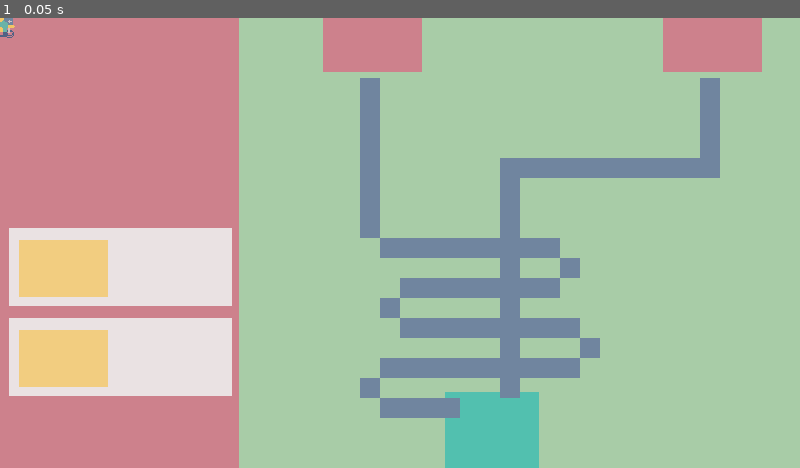
Above: before the commit, frame 1.
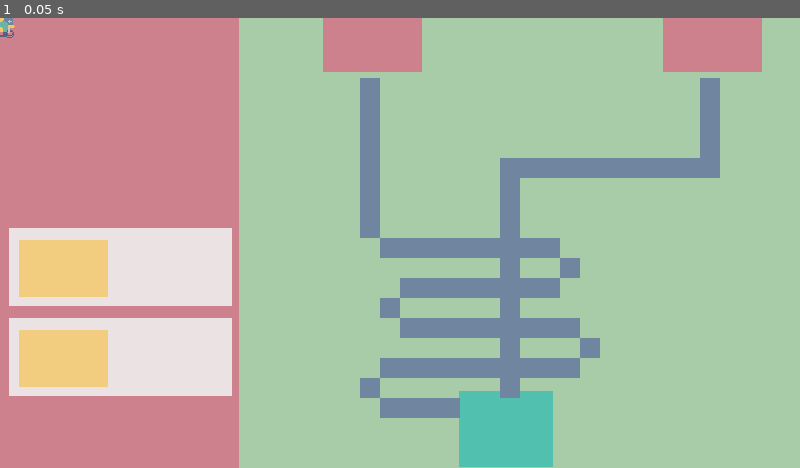
Above: after the commit, the same moment.

Repository: aloefflerj/bunny-crash-delivery
Game: Godot game, scene res://Levels/game_level.tscn
Two runs of this game, one before a commit and one after it. Both use one fixed random seed, a clock stepped at 60 frames per second and the inputs below.
Inputs:
- Up to frame 1 (0.05 s): no input

The runs differ from the first frame. In frame 1, 0.6% of the frame differs, in the area x 55-70%, y 82-100%.

Commit message:
adds finish level logic

Diff:
--- a/Characters/Bunny.tscn
+++ b/Characters/Bunny.tscn
@@ -7,6 +7,7 @@
 radius = 19.5576
 
 [node name="Bunny" type="CharacterBody2D"]
+collision_layer = 5
 script = ExtResource("1_kwrjn")
 
 [node name="Sprite2D" type="Sprite2D" parent="."]
--- /dev/null
+++ b/DTO/FinishedLevelDTO.gd
@@ -0,0 +1,11 @@
+extends Node2D
+
+class_name FinishedLevelDTO
+
+var Finished : bool
+var FinishedState: States
+enum States {WON, LOST, PLAYING}
+
+func _init(finished: bool, finished_state: States):
+	Finished = finished
+	FinishedState = finished_state
--- a/Levels/game_level.tscn
+++ b/Levels/game_level.tscn
@@ -1,12 +1,13 @@
-[gd_scene load_steps=16 format=3 uid="uid://xp7b8lgk4djx"]
+[gd_scene load_steps=17 format=3 uid="uid://xp7b8lgk4djx"]
 
+[ext_resource type="Script" path="res://Scripts/Level.gd" id="1_olgxv"]
 [ext_resource type="Texture2D" uid="uid://cmwwpg64ot41c" path="res://Art/outline/bg-outline.png" id="1_um8wv"]
 [ext_resource type="Texture2D" uid="uid://b5ivbr5wrilf5" path="res://Art/outline/phone-outline.png" id="2_ao4sc"]
 [ext_resource type="Texture2D" uid="uid://byvklkopf8b7s" path="res://Art/outline/road-outline.png" id="2_lbevr"]
 [ext_resource type="Texture2D" uid="uid://vdqp53vi2fcs" path="res://Art/outline/grass-tile-outline.png" id="2_sqiia"]
-[ext_resource type="Texture2D" uid="uid://bvdehan0ng5ku" path="res://Art/outline/house-outline.png" id="3_4pphs"]
 [ext_resource type="Script" path="res://Levels/RoadsLoader.gd" id="3_ym63s"]
 [ext_resource type="Texture2D" uid="uid://oy5nqlmo0bon" path="res://Art/outline/delivery-place-outline.png" id="4_au81j"]
+[ext_resource type="PackedScene" uid="uid://cqrohsqyiquxx" path="res://Nodes/FoxHouse.tscn" id="4_r00h0"]
 [ext_resource type="Texture2D" uid="uid://bm6yp8kgupjm0" path="res://Art/outline/delivery-selection-outline.png" id="5_sn6qk"]
 [ext_resource type="Script" path="res://Scripts/Road.gd" id="9_70tga"]
 [ext_resource type="Script" path="res://Scripts/DeliverySelection.gd" id="9_c05p8"]
@@ -32,6 +33,7 @@
 [node name="GameLevel" type="Node2D"]
 
 [node name="Level" type="Node2D" parent="."]
+script = ExtResource("1_olgxv")
 
 [node name="Bg-outline" type="Sprite2D" parent="Level"]
 position = Vector2(320, 180)
@@ -48,10 +50,8 @@
 texture = ExtResource("2_ao4sc")
 metadata/_edit_lock_ = true
 
-[node name="House-outline" type="Sprite2D" parent="Level"]
-position = Vector2(394, 330)
-texture = ExtResource("3_4pphs")
-metadata/_edit_lock_ = true
+[node name="FoxHouse" parent="Level" instance=ExtResource("4_r00h0")]
+position = Vector2(405, 329)
 
 [node name="Delivery-place-outline2" type="Sprite2D" parent="Level"]
 position = Vector2(570, 22)
--- a/Nodes/BumpFood.tscn
+++ b/Nodes/BumpFood.tscn
@@ -6,7 +6,7 @@
 [sub_resource type="CircleShape2D" id="CircleShape2D_d7d8g"]
 
 [node name="BumpFood" type="CharacterBody2D"]
-collision_layer = 2
+collision_layer = 6
 collision_mask = 2
 script = ExtResource("1_65yvv")
 
--- /dev/null
+++ b/Nodes/FoxHouse.tscn
@@ -0,0 +1,18 @@
+[gd_scene load_steps=4 format=3 uid="uid://cqrohsqyiquxx"]
+
+[ext_resource type="Texture2D" uid="uid://bvdehan0ng5ku" path="res://Art/outline/house-outline.png" id="1_84bnt"]
+[ext_resource type="Script" path="res://Scripts/FoxHouse.gd" id="1_fiw5f"]
+
+[sub_resource type="RectangleShape2D" id="RectangleShape2D_6um28"]
+size = Vector2(74, 62)
+
+[node name="FoxHouse" type="Area2D"]
+collision_layer = 4
+collision_mask = 5
+script = ExtResource("1_fiw5f")
+
+[node name="House-outline" type="Sprite2D" parent="."]
+texture = ExtResource("1_84bnt")
+
+[node name="CollisionShape2D" type="CollisionShape2D" parent="."]
+shape = SubResource("RectangleShape2D_6um28")
--- a/Scripts/BunnyCollision.gd
+++ b/Scripts/BunnyCollision.gd
@@ -63,12 +63,9 @@
 	var collision_angles : Array = [up_velocity, down_velocity, left_velocity, right_velocity]
 	var collision_keys : Array = ['UP', 'DOWN', 'LEFT', 'RIGHT']
 
-	print(collision_angles)
-
 	var lowest_angle_value = collision_angles.min()
 	var key = collision_angles.find(lowest_angle_value)
 	var collision_side = collision_keys[key]
-	print(collision_side)
 
 	return collision_side
 
@@ -93,3 +90,7 @@
 
 func slow_down(delta) -> void:
 	velocity -= velocity * min(delta/0.4, 1.0)
+
+func is_type(type): return type == "Bunny"
+
+func get_type(): return "Bunny"
--- a/Scripts/Food.gd
+++ b/Scripts/Food.gd
@@ -24,3 +24,7 @@
 
 func slow_down(delta) -> void:
 	velocity -= velocity * min(delta/0.5, 1.0)
+
+func is_type(type): return type == "Food"
+
+func get_type(): return "Food"
--- /dev/null
+++ b/Scripts/FoxHouse.gd
@@ -0,0 +1,9 @@
+extends Area2D
+
+func _process(delta):
+	var values : Array = get_overlapping_bodies()
+	for value in values:
+		if value.is_type('Bunny'):
+			Global.lose_level()
+		if value.is_type('Food'):
+			Global.win_level()
--- /dev/null
+++ b/Scripts/Global.gd
@@ -0,0 +1,26 @@
+extends Node
+
+var FinishedLevel : FinishedLevelDTO
+
+func _process(delta):
+	print(FinishedLevel.Finished, FinishedLevel.FinishedState)
+
+func start_level():
+	FinishedLevel = FinishedLevelDTO.new(
+		false,
+		FinishedLevel.States.PLAYING
+	)
+
+func win_level():
+	if (!FinishedLevel.Finished):
+		FinishedLevel = FinishedLevelDTO.new(
+			true,
+			FinishedLevel.States.WON
+		)
+
+func lose_level():
+	if (!FinishedLevel.Finished):
+		FinishedLevel = FinishedLevelDTO.new(
+			true,
+			FinishedLevel.States.LOST
+		)
--- /dev/null
+++ b/Scripts/Level.gd
@@ -0,0 +1,4 @@
+extends Node2D
+
+func _ready():
+	Global.start_level()
--- a/project.godot
+++ b/project.godot
@@ -15,6 +15,10 @@
 config/features=PackedStringArray("4.0", "Mobile")
 config/icon="res://icon.svg"
 
+[autoload]
+
+Global="*res://Scripts/Global.gd"
+
 [display]
 
 window/size/viewport_width=1280
